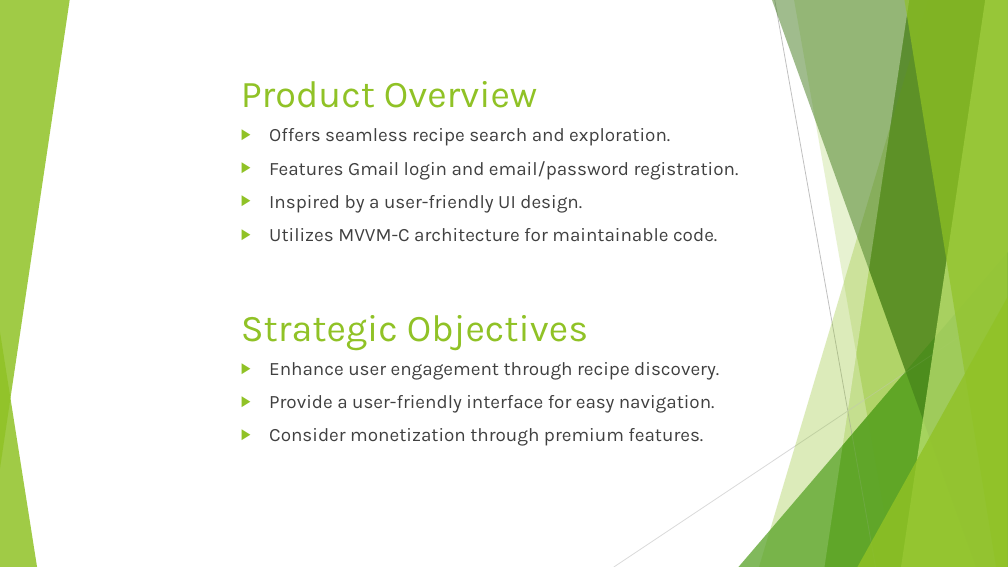
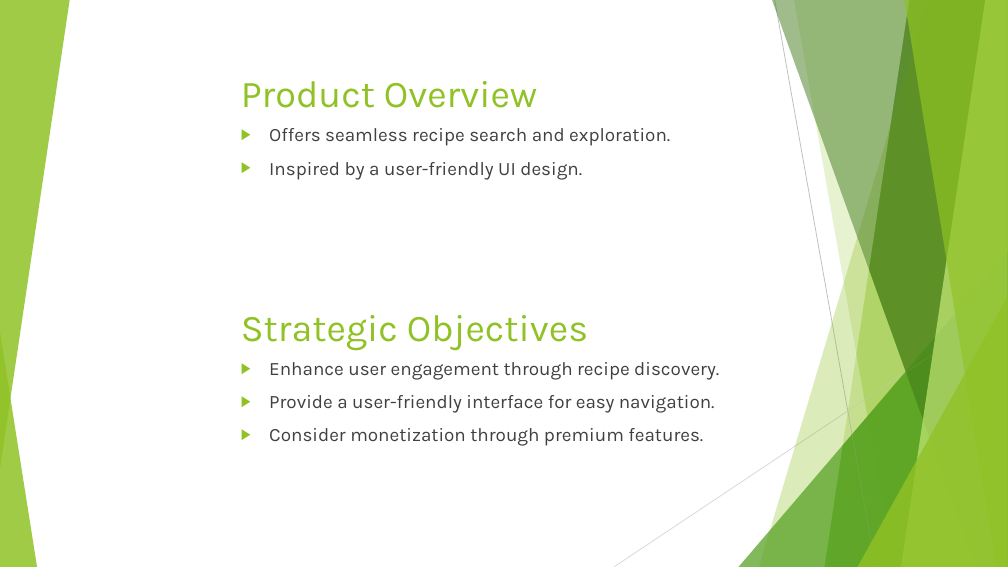
Before and after one commit to adpaladines/Recipes, a slide deck: slide 3 of FlavorPlanetPresentation.pptx. Drawn at 1008x567 pixels with LibreOffice and Linux fonts; fonts in the diff are those of the drawing; background and template pictures are left out. Boxes give left, top, right and bottom in pixels: in the first picture for what was removed or moved away, otherwise in the second. Text is boxed around its words. In the diff, an @@ line names an element or a change of style, - is before the commit and + after.

Commit message:
add: PPT

```diff
--- a/FlavorPlanetPresentation.pptx
+++ b/FlavorPlanetPresentation.pptx
@@ text at box(269, 161, 739, 180): paragraph removed @@
-▶ Features Gmail login and email/password registration.
@@ text at box(269, 228, 717, 241): paragraph removed @@
-▶ Utilizes MVVM-C architecture for maintainable code.
```
Also in this commit, not shown: 2 other slides changed, 16 slides added, 3 other files.
